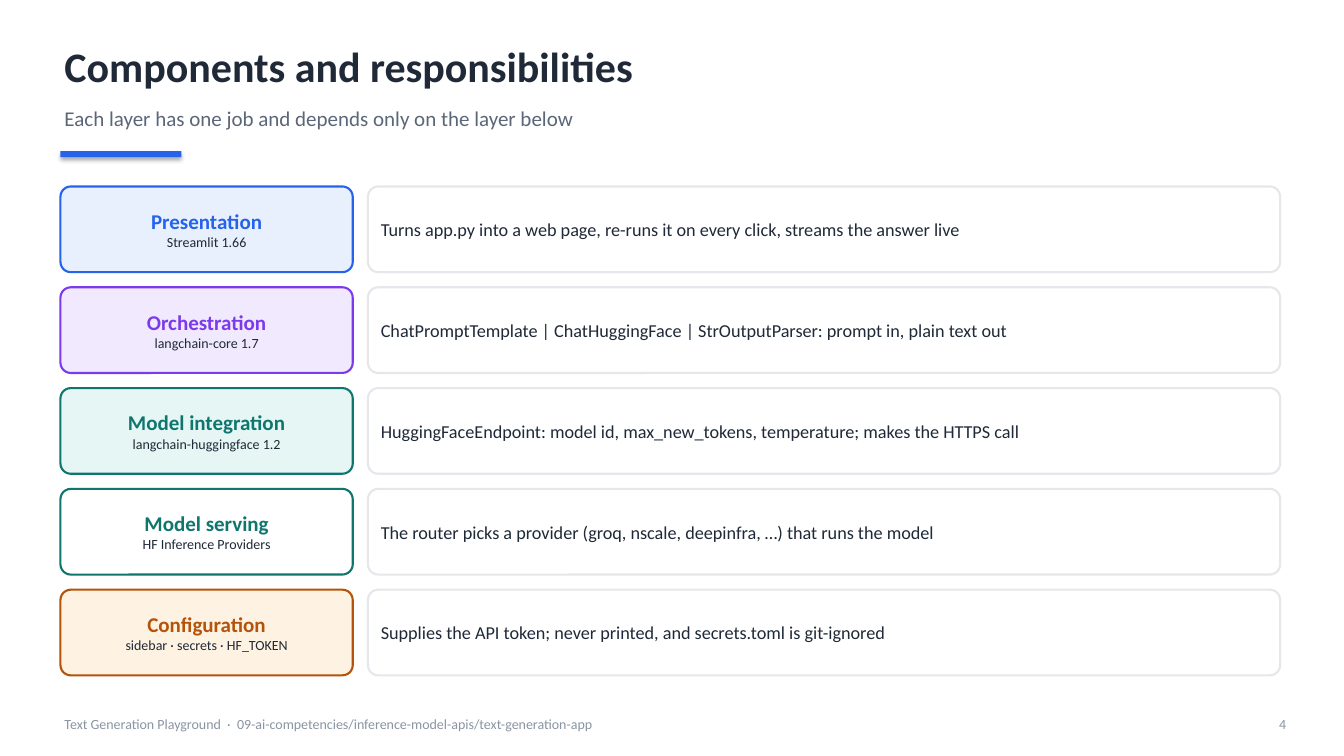
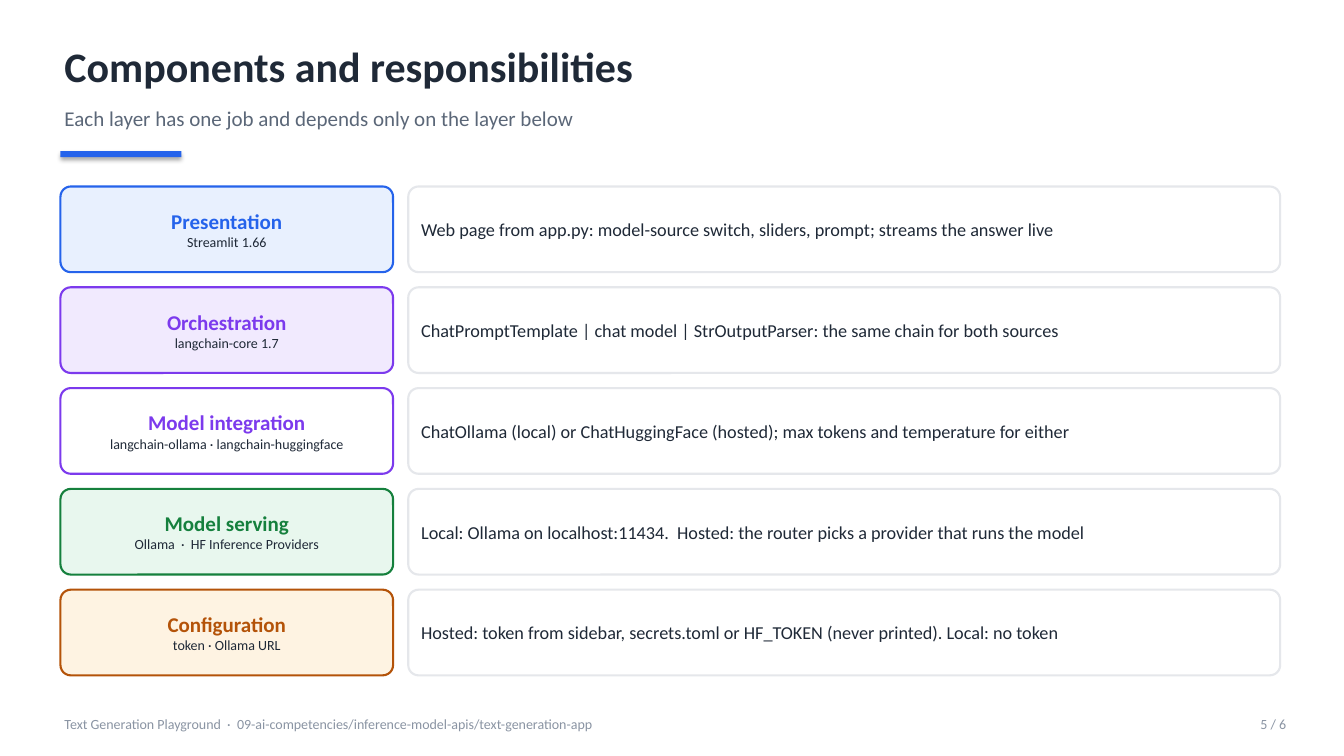
Before and after one commit to arian23/engineering-interview-roadmap, a slide deck: slide 5 of 09-ai-competencies/inference-model-apis/text-generation-app/docs/architecture.pptx (slide 4 before the commit). Drawn at 1344x756 pixels with LibreOffice and Linux fonts; fonts in the diff are those of the drawing. Boxes give left, top, right and bottom in pixels: in the first picture for what was removed or moved away, otherwise in the second. Text is boxed around its words. In the diff, an @@ line names an element or a change of style, - is before the commit and + after.

Commit message:
Architecture deck: local (Ollama) and hosted (Hugging Face) model sources
- System architecture and request flow redrawn with both paths
- New slide comparing the two model sources
- Components and errors slides updated for Ollama

```diff
--- a/09-ai-competencies/inference-model-apis/text-generation-app/docs/architecture.pptx
+++ b/09-ai-competencies/inference-model-apis/text-generation-app/docs/architecture.pptx
@@ rounded rectangle "Presentation": place and size @@
-rounded rectangle "Presentation" at <box>60,187,353,272</box>
+rounded rectangle "Presentation" at <box>60,187,393,272</box>
@@ rounded rectangle "Web page from app.py: model-source ...": place and size @@
-rounded rectangle "Web page from app.py: model-source ..." at <box>368,187,1280,272</box>
+rounded rectangle "Web page from app.py: model-source ..." at <box>408,187,1280,272</box>
@@ text in rounded rectangle at <box>421,223,1053,239</box>: text changed @@
-Turns app.py into a web page, re-runs it on every click, streams the answer live
+Web page from app.py: model-source switch, sliders, prompt; streams the answer live
@@ rounded rectangle "Orchestration": place and size @@
-rounded rectangle "Orchestration" at <box>60,287,353,373</box>
+rounded rectangle "Orchestration" at <box>60,287,393,373</box>
@@ rounded rectangle "ChatPromptTemplate | chat model | ...": place and size @@
-rounded rectangle "ChatPromptTemplate | chat model | ..." at <box>368,287,1280,373</box>
+rounded rectangle "ChatPromptTemplate | chat model | ..." at <box>408,287,1280,373</box>
@@ text in rounded rectangle at <box>421,324,1058,340</box>: text changed @@
-ChatPromptTemplate | ChatHuggingFace | StrOutputParser: prompt in, plain text out
+ChatPromptTemplate | chat model | StrOutputParser: the same chain for both sources
@@ rounded rectangle "Model integration": place and size @@
-rounded rectangle "Model integration" at <box>60,388,353,474</box>
+rounded rectangle "Model integration" at <box>60,388,393,474</box>
@@ rounded rectangle "Model integration" at <box>60,388,393,474</box>: fill #E6F6F4 to #FFFFFF; outline #0F766E 1.5 pt to #7C3AED 1.5 pt @@
@@ rounded rectangle "ChatOllama (local) or ChatHuggingFace (hosted); ...": place and size @@
-rounded rectangle "ChatOllama (local) or ChatHuggingFace (hosted); ..." at <box>368,388,1280,474</box>
+rounded rectangle "ChatOllama (local) or ChatHuggingFace (hosted); ..." at <box>408,388,1280,474</box>
@@ text in rounded rectangle at <box>148,415,305,434</box>: text colour #0F766E to #7C3AED in "Model integration" @@
@@ text in rounded rectangle at <box>110,439,344,452</box>: text changed @@
-langchain-huggingface 1.2
+langchain-ollama · langchain-huggingface
@@ text in rounded rectangle at <box>421,425,1069,441</box>: text changed @@
-HuggingFaceEndpoint: model id, max_new_tokens, temperature; makes the HTTPS call
+ChatOllama (local) or ChatHuggingFace (hosted); max tokens and temperature for either
@@ rounded rectangle "Model serving": place and size @@
-rounded rectangle "Model serving" at <box>60,489,353,575</box>
+rounded rectangle "Model serving" at <box>60,489,393,575</box>
@@ rounded rectangle "Model serving" at <box>60,489,393,575</box>: fill #FFFFFF to #E8F7EE; outline #0F766E 1.5 pt to #15803D 1.5 pt @@
@@ rounded rectangle "Local: Ollama on localhost:11434. Hosted: ...": place and size @@
-rounded rectangle "Local: Ollama on localhost:11434. Hosted: ..." at <box>368,489,1280,575</box>
+rounded rectangle "Local: Ollama on localhost:11434. Hosted: ..." at <box>408,489,1280,575</box>
@@ text in rounded rectangle at <box>135,539,319,549</box>: text changed @@
-HF Inference Providers
+Ollama · HF Inference Providers
@@ text in rounded rectangle at <box>165,516,289,535</box>: text colour #0F766E to #15803D in "Model serving" @@
@@ text in rounded rectangle at <box>421,526,1084,542</box>: text changed @@
-The router picks a provider (groq, nscale, deepinfra, …) that runs the model
+Local: Ollama on localhost:11434. Hosted: the router picks a provider that runs the model
@@ rounded rectangle "Configuration": place and size @@
-rounded rectangle "Configuration" at <box>60,590,353,676</box>
+rounded rectangle "Configuration" at <box>60,590,393,676</box>
@@ rounded rectangle "Hosted: token from sidebar, secrets.toml ...": place and size @@
-rounded rectangle "Hosted: token from sidebar, secrets.toml ..." at <box>368,590,1280,676</box>
+rounded rectangle "Hosted: token from sidebar, secrets.toml ..." at <box>408,590,1280,676</box>
@@ text in rounded rectangle at <box>421,626,1058,642</box>: text changed @@
-Supplies the API token; never printed, and secrets.toml is git-ignored
+Hosted: token from sidebar, secrets.toml or HF_TOKEN (never printed). Local: no token
@@ text in rounded rectangle at <box>173,640,280,650</box>: text changed @@
-sidebar · secrets · HF_TOKEN
+token · Ollama URL
@@ text at <box>1260,719,1286,729</box>: text changed @@
-4
+5 / 6
```
Also in this commit, not shown: 4 other slides changed, 1 slide added.
